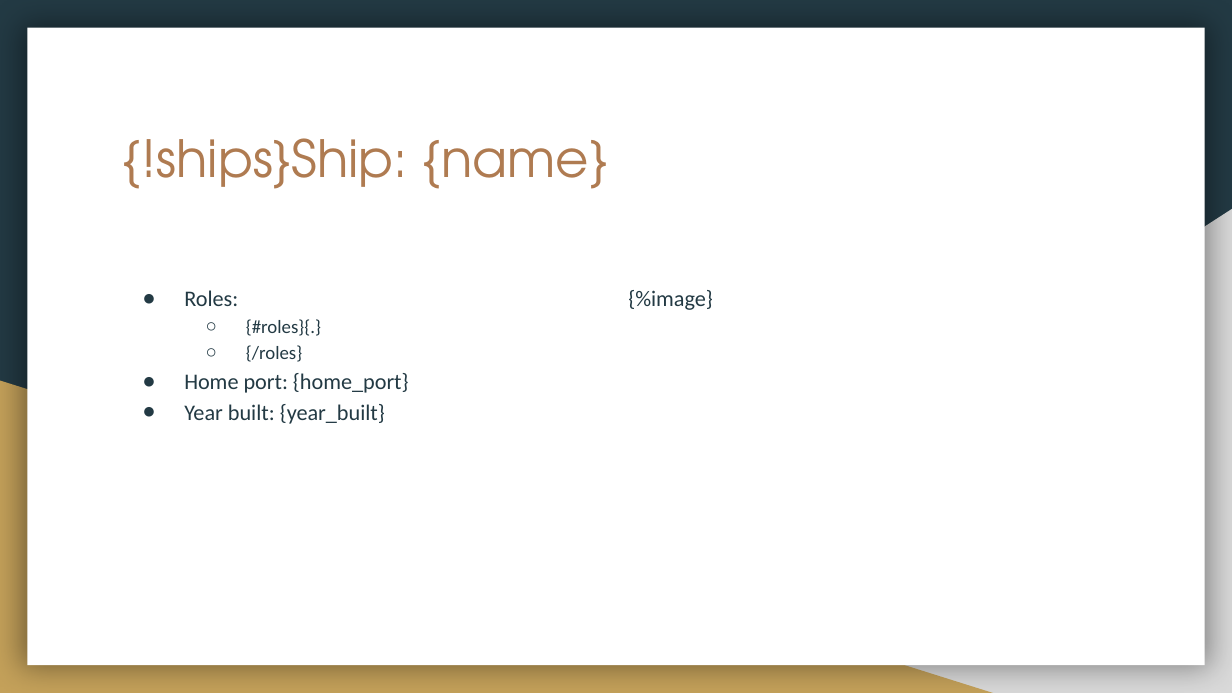
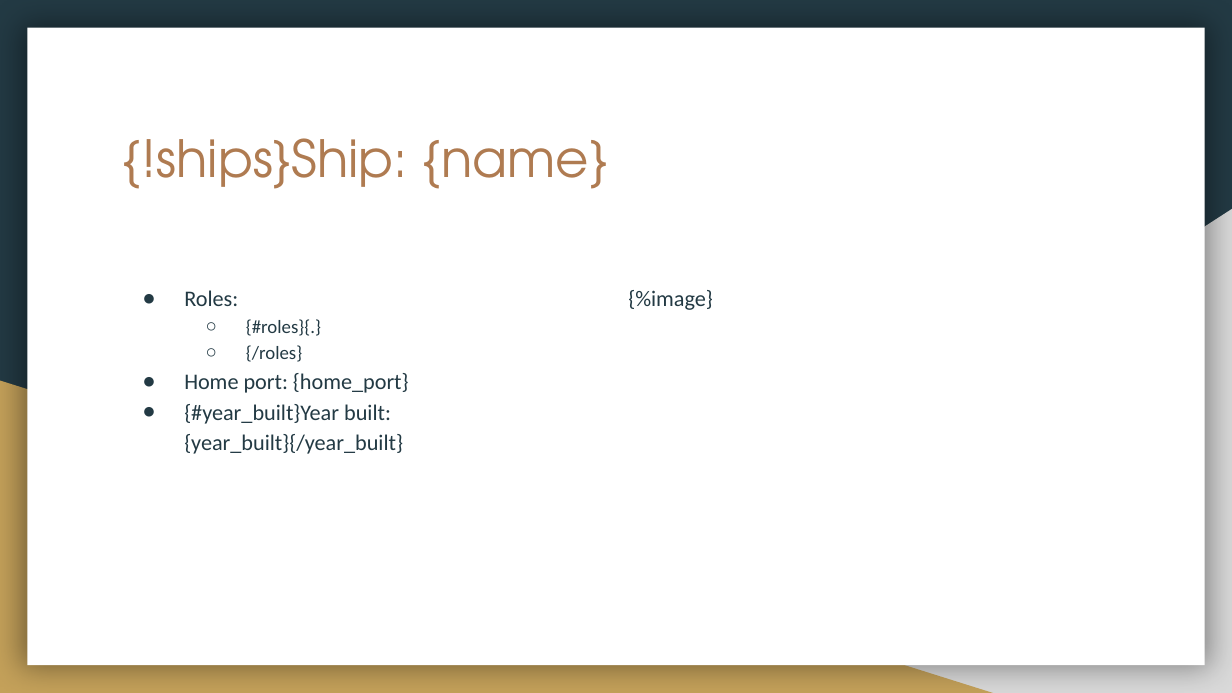
Before and after one commit to United-Codes/cloudofficeprint-python, a slide deck: slide 12 of spacex_example/spacex_template.pptx (slide 10 before the commit). Drawn at 1232x693 pixels with LibreOffice and Linux fonts; fonts in the diff are those of the drawing. Boxes give left, top, right and bottom in pixels: in the first picture for what was removed or moved away, otherwise in the second. Text is boxed around its words. In the diff, an @@ line names an element or a change of style, - is before the commit and + after.

```diff
--- a/spacex_example/spacex_template.pptx
+++ b/spacex_example/spacex_template.pptx
@@ text at box(184, 404, 403, 454): text changed @@
-● Year built: {year_built}
+● {#year_built}Year built: {year_built}{/year_built}
```
Also in this commit, not shown: 1 other slide changed, 2 slides added, 1 other file.
